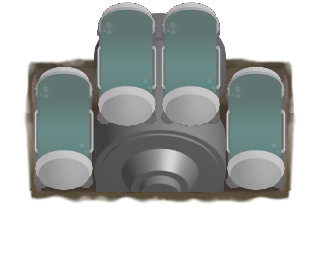
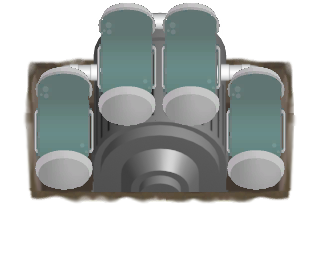
Comparing the layer stacks of the two w=320, h=256 images. Changes:
painted on "GrowthVat_south.png" over [34, 2, 286, 190]
added layer "Kiht #2" above "Kiht #3" over [54, 12, 266, 86]
painted on "Kiht #3" over [90, 12, 229, 192]
removed layer "Asetatud kiht" over [100, 181, 224, 192]
